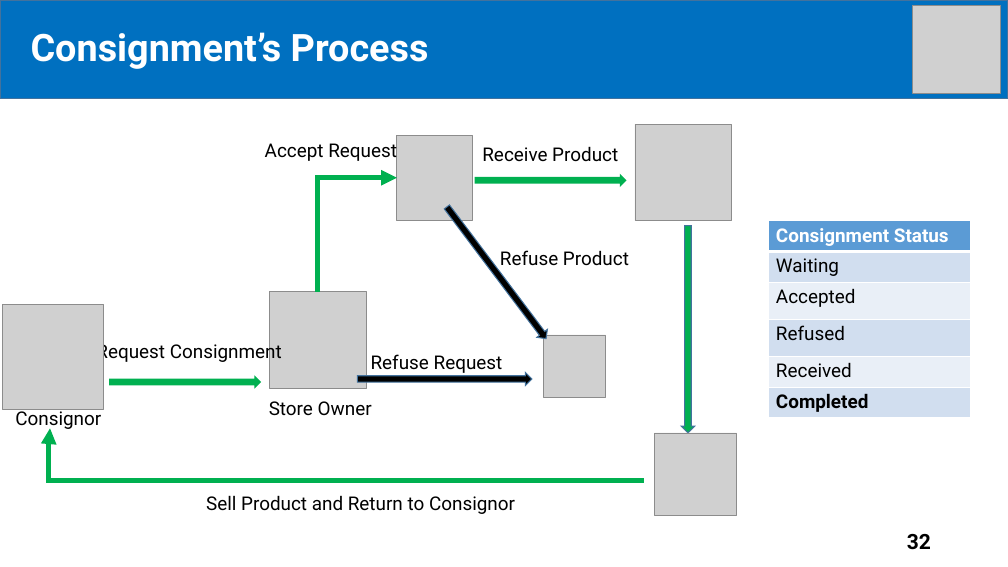
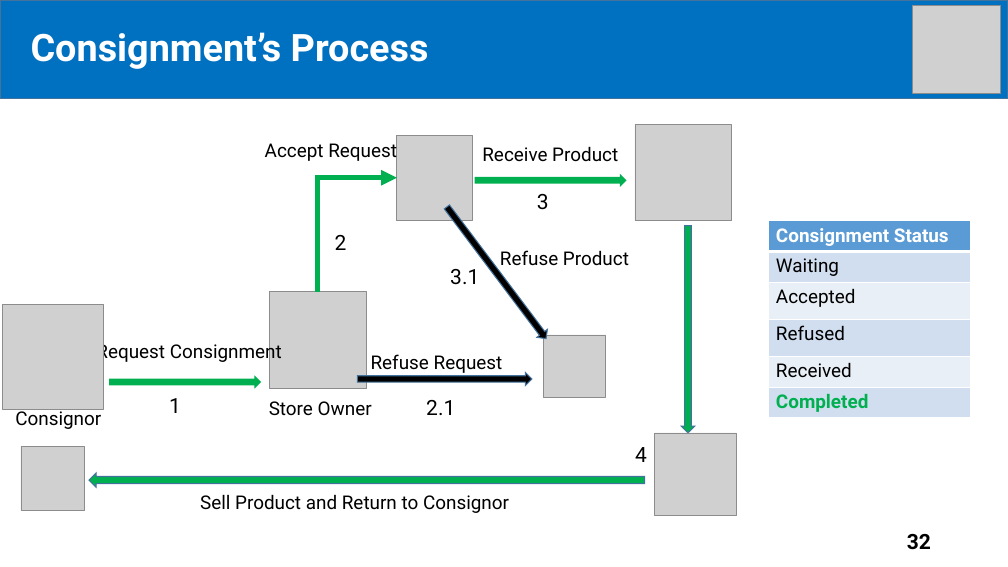
Before and after one commit to tiendan3108/CP, a slide deck: slide 32 of Source/Presentation/PreFinalPresentation.pptx. Drawn at 1008x567 pixels with LibreOffice and Linux fonts; fonts in the diff are those of the drawing; grey boxes stand for pictures. Boxes give left, top, right and bottom in pixels: in the first picture for what was removed or moved away, otherwise in the second. Text is boxed around its words. In the diff, an @@ line names an element or a change of style, - is before the commit and + after.

```diff
--- a/Source/Presentation/PreFinalPresentation.pptx
+++ b/Source/Presentation/PreFinalPresentation.pptx
@@ text added at box(537, 194, 549, 210), 20 pt, text #000000 @@
+3
@@ text added at box(335, 235, 347, 250), 20 pt, text #000000 @@
+2
@@ table at box(768, 221, 970, 418) @@
@@ text colour #000000 to #00B050 in "Completed" @@
@@ text added at box(450, 269, 479, 285), 20 pt, text #000000 @@
+3.1
@@ text added at box(169, 398, 181, 413), 20 pt, text #000000 @@
+1
@@ text added at box(426, 400, 455, 415), 20 pt, text #000000 @@
+2.1
@@ picture added at box(21, 447, 85, 510) @@
@@ elbow arrow removed from (644, 480) to (50, 429) @@
@@ text added at box(635, 447, 647, 462), 20 pt, text #000000 @@
+4
@@ right arrow added at box(89, 473, 645, 488), fill #00B050, outline #43739E 1 pt @@
@@ text "Sell Product and Return to ...": place and size @@
-text "Sell Product and Return to ..." at box(206, 495, 515, 514)
+text "Sell Product and Return to ..." at box(200, 494, 509, 513)
```
Also in this commit, not shown: 24 other slides changed, 6 slides added, 25 slides removed.
